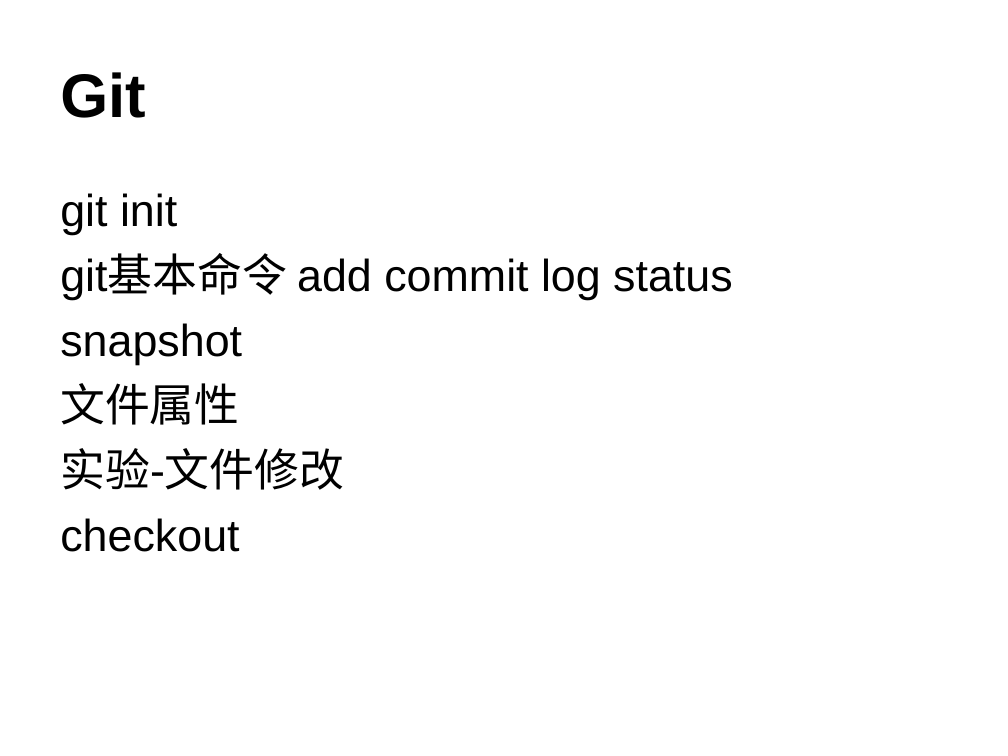
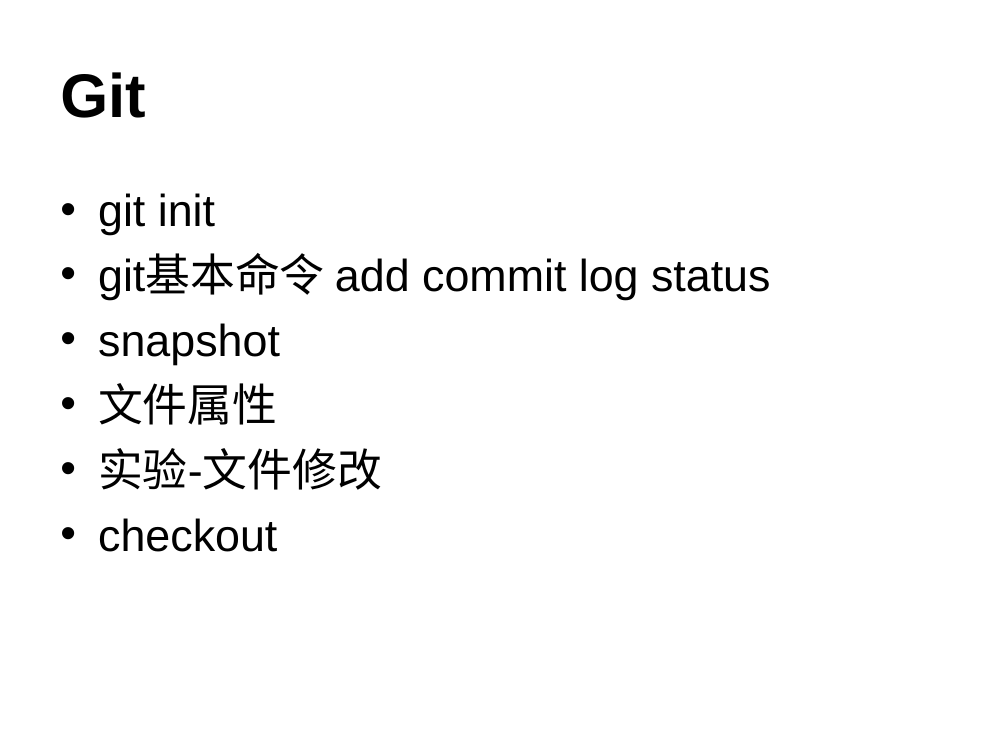
Before and after one commit to lxmxhh/git-intro, a slide deck: slide 4 of Git.ppt. Drawn at 1008x756 pixels with LibreOffice and Linux fonts; fonts in the diff are those of the drawing. Boxes give left, top, right and bottom in pixels: in the first picture for what was removed or moved away, otherwise in the second. Text is boxed around its words. In the diff, an @@ line names an element or a change of style, - is before the commit and + after.

```diff
--- a/Git.ppt
+++ b/Git.ppt
@@ text "git init" at box(98, 193, 770, 552): bullet none to •; alignment justified to left @@
```
Also in this commit, not shown: 2 other slides changed, 2 slides added.
